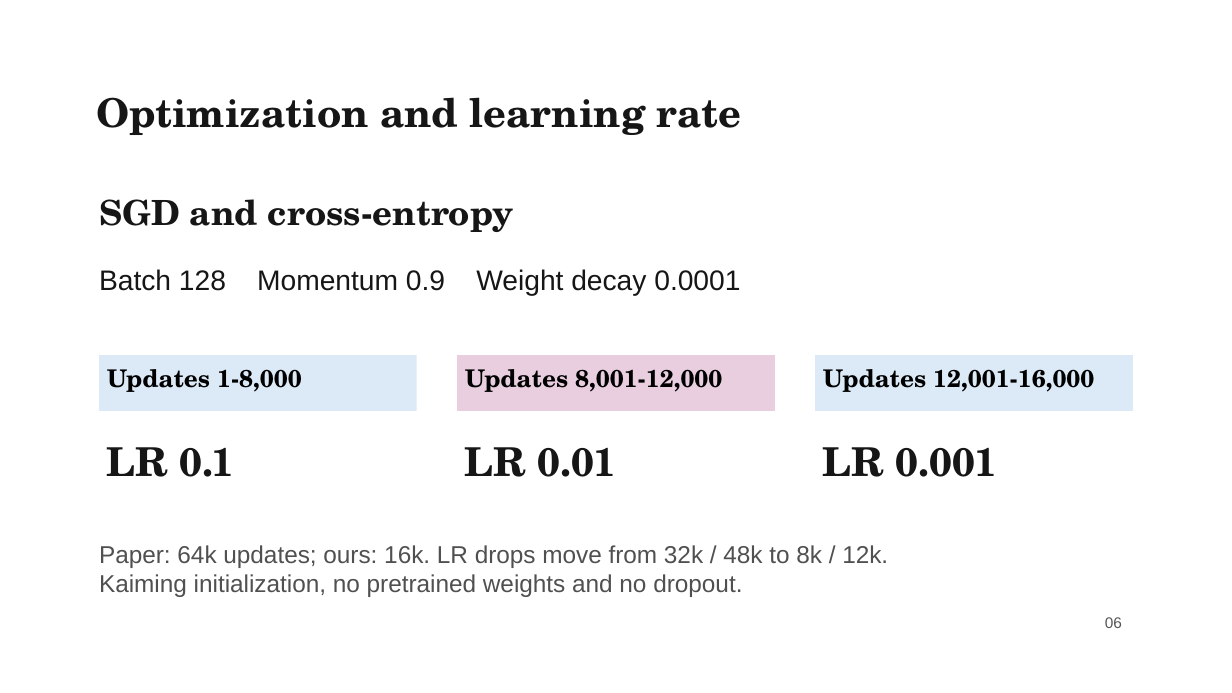
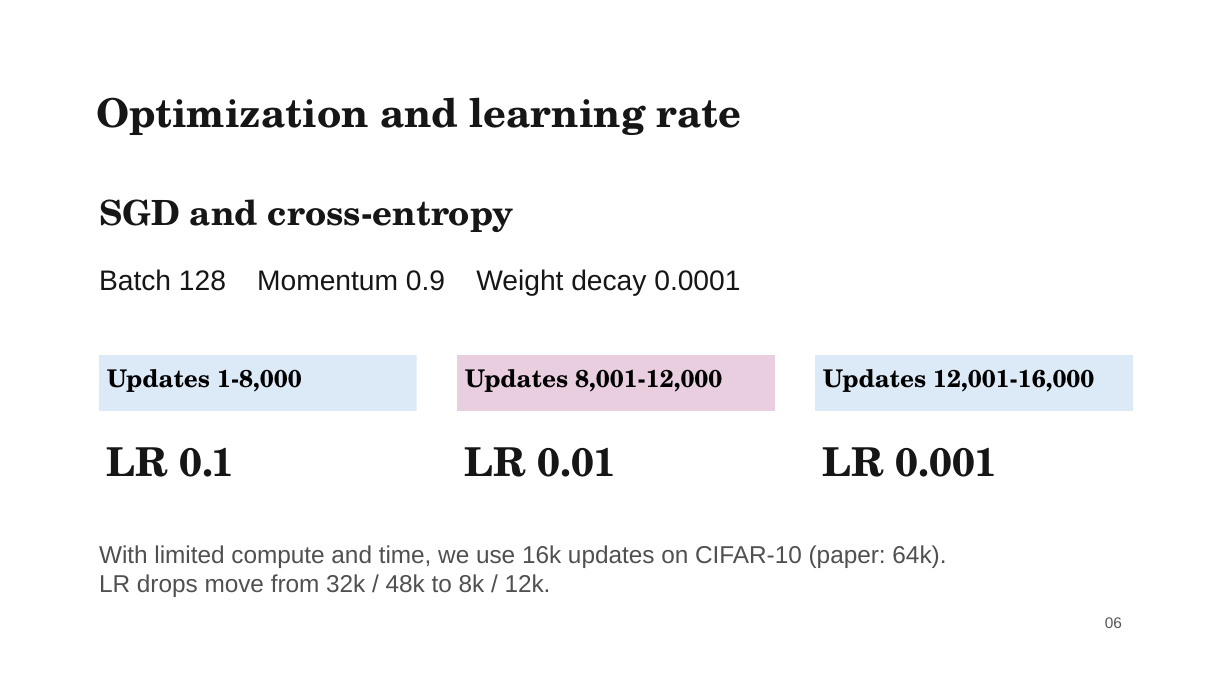
Before and after one commit to liuyanze910-svg/miae01-resnet-replication, a slide deck: slide 6 of docs/slides/week4_a_background_methods.pptx. Drawn at 1232x693 pixels with LibreOffice and Linux fonts; fonts in the diff are those of the drawing; background and template pictures are left out. Boxes give left, top, right and bottom in pixels: in the first picture for what was removed or moved away, otherwise in the second. Text is boxed around its words. In the diff, an @@ line names an element or a change of style, - is before the commit and + after.

```diff
--- a/docs/slides/week4_a_background_methods.pptx
+++ b/docs/slides/week4_a_background_methods.pptx
@@ text at bbox=[99, 545, 946, 597]: text changed @@
-Paper: 64k updates; ours: 16k. LR drops move from 32k / 48k to 8k / 12k.
-Kaiming initialization, no pretrained weights and no dropout.
+With limited compute and time, we use 16k updates on CIFAR-10 (paper: 64k).
+LR drops move from 32k / 48k to 8k / 12k.
```
Also in this commit, not shown: 2 other slides changed.
